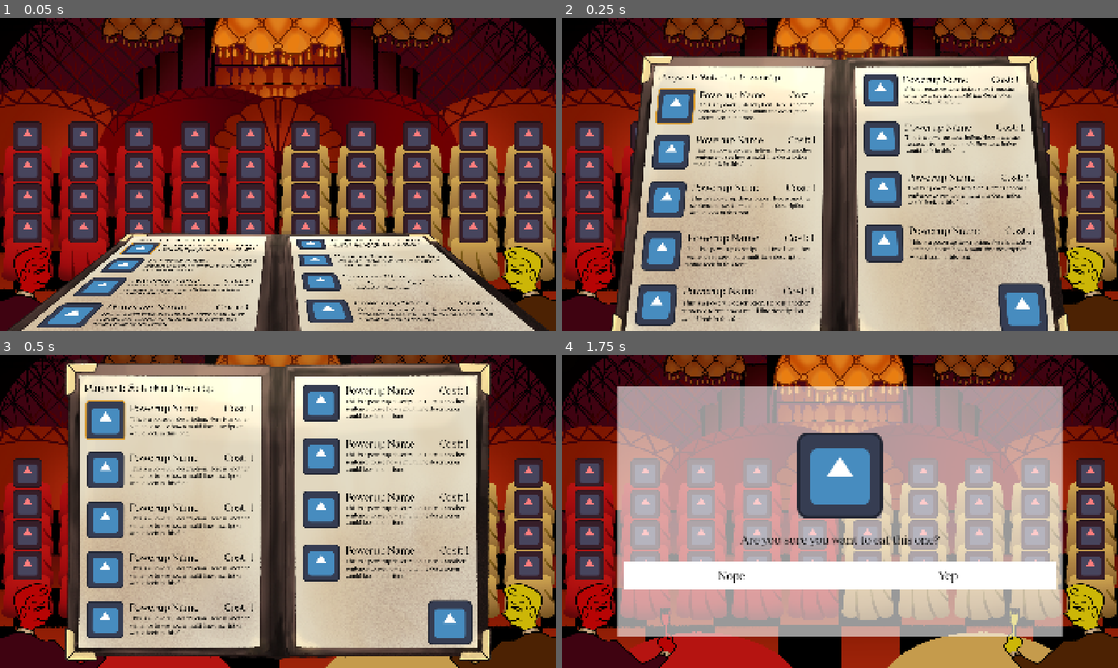
Above: before the commit, frames 1-4 (two rows, left to right).
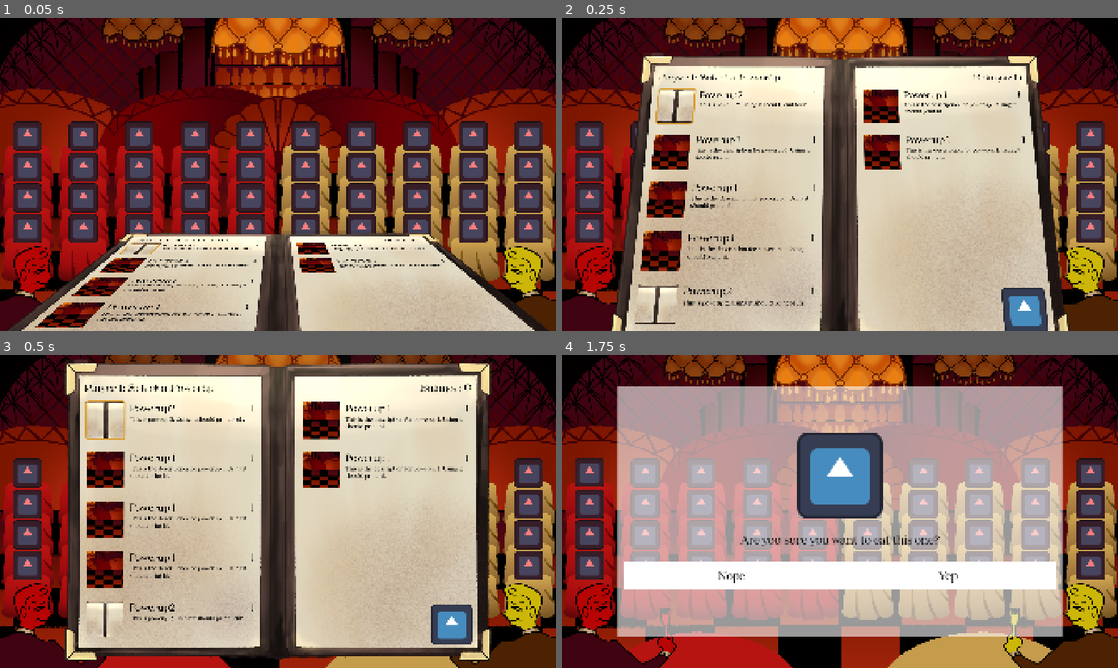
Above: after the commit, the same moments.

Repository: PixelSaver/steakbite
Game: Godot game, scene res://scenes/main.tscn
Two runs of this game, one before a commit and one after it. Both use one fixed random seed, a clock stepped at 60 frames per second and the inputs below. The engine's default icon, where the game draws it, is replaced by a stand-in: a white triangle on a blue panel in a dark square.
Inputs (mouse positions are in pixels of both pictures, inside the frame that each line leads up to; where the layout moved, square brackets give the same spot in the first picture):
- Up to frame 1 (0.05 s): no input
- Up to frame 2 (0.25 s): no input
- Up to frame 3 (0.5 s): no input
- Up to frame 4 (1.75 s): click (1012, 624) [1012, 621] at 0.5 s; click (589, 473) at 1.27 s

The runs differ from the first frame. In frame 1, 5.1% of the frame differs, in the area x 5-89%, y 0-99%; in frame 2, 12%; in frame 3, 13%, in the area x 5-85%, y 0-93%; in frame 4, nothing differs.
Error before the commit: Invalid assignment of property or key 'text' with value of type 'String' on a base object of type 'Nil'. (res://scenes/powerups/powerup_menu.gd:75)

Commit message:
Merge conflicts fixed

Diff:
--- a/scenes/powerups/powerup_menu.tscn
+++ b/scenes/powerups/powerup_menu.tscn
@@ -45,7 +45,7 @@
 corner_radius_bottom_right = 10
 corner_radius_bottom_left = 10
 
-[node name="PowerupMenu" type="Control" unique_id=1713500523 node_paths=PackedStringArray("player_name_label", "first_focus", "left_side", "right_side", "subviewport_cont", "continue_button")]
+[node name="PowerupMenu" type="Control" unique_id=1713500523 node_paths=PackedStringArray("player_name_label", "player_balance", "first_focus", "left_side", "right_side", "subviewport_cont", "continue_button")]
 material = ExtResource("1_p1oto")
 layout_mode = 3
 anchors_preset = 15
@@ -56,7 +56,7 @@
 mouse_filter = 1
 script = ExtResource("1_2s6hi")
 player_name_label = NodePath("SubViewportContainer/SubViewport/MarginContainer/HBoxContainer/Panel/LeftSide/Player Name")
-player_balance = NodePath("MarginContainer/HBoxContainer/Panel2/VBoxContainer3/Balance")
+player_balance = NodePath("SubViewportContainer/SubViewport/MarginContainer/HBoxContainer/Panel2/RightSide/Balance")
 powerup_resources = Array[ExtResource("2_u25pn")]([ExtResource("6_b1m4a"), ExtResource("4_b1m4a"), ExtResource("4_b1m4a"), ExtResource("4_b1m4a"), ExtResource("6_b1m4a"), ExtResource("4_b1m4a"), ExtResource("4_b1m4a")])
 first_focus = NodePath("SubViewportContainer/SubViewport/MarginContainer/HBoxContainer/Panel/LeftSide/PowerupMenuItem")
 left_side = NodePath("SubViewportContainer/SubViewport/MarginContainer/HBoxContainer/Panel/LeftSide")
@@ -169,6 +169,15 @@
 grow_vertical = 2
 theme_override_constants/separation = 10
 
+[node name="Balance" type="RichTextLabel" parent="SubViewportContainer/SubViewport/MarginContainer/HBoxContainer/Panel2/RightSide" unique_id=857178799]
+layout_mode = 2
+theme_override_fonts/normal_font = ExtResource("6_1ypni")
+bbcode_enabled = true
+text = "[font_size=50]Balance: 0"
+fit_content = true
+scroll_active = false
+horizontal_alignment = 2
+
 [node name="PowerupMenuItem" parent="SubViewportContainer/SubViewport/MarginContainer/HBoxContainer/Panel2/RightSide" unique_id=1577279010 instance=ExtResource("1_ytud3")]
 layout_mode = 2
 
@@ -217,42 +226,3 @@
 visible = false
 layout_mode = 2
 theme_override_styles/panel = SubResource("StyleBoxFlat_l4062")
-
-[node name="MarginContainer_HBoxContainer_Panel_VBoxContainer#Player Name" type="RichTextLabel" parent="." unique_id=2130179915]
-layout_mode = 0
-theme_override_fonts/normal_font = ExtResource("6_1ypni")
-bbcode_enabled = true
-text = "[font_size=50]Player 1: Select a Powerup"
-fit_content = true
-scroll_active = false
-
-[node name="MarginContainer_HBoxContainer_Panel_VBoxContainer#PowerupMenuItem" parent="." unique_id=1863396681 instance=ExtResource("1_ytud3")]
-layout_mode = 0
-anchors_preset = 0
-anchor_right = 0.0
-anchor_bottom = 0.0
-offset_right = 8.0
-offset_bottom = 8.0
-grow_horizontal = 1
-grow_vertical = 1
-is_empty = false
-
-[node name="MarginContainer_HBoxContainer_Panel2_VBoxContainer3#Balance" type="RichTextLabel" parent="." unique_id=1150570165]
-layout_mode = 0
-theme_override_fonts/normal_font = ExtResource("6_1ypni")
-bbcode_enabled = true
-text = "[font_size=50]Balance: 0"
-fit_content = true
-scroll_active = false
-horizontal_alignment = 2
-
-[node name="MarginContainer_HBoxContainer_Panel2_VBoxContainer3#PowerupMenuItem" parent="." unique_id=1215366230 instance=ExtResource("1_ytud3")]
-layout_mode = 0
-anchors_preset = 0
-anchor_right = 0.0
-anchor_bottom = 0.0
-offset_right = 8.0
-offset_bottom = 8.0
-grow_horizontal = 1
-grow_vertical = 1
-is_empty = false
